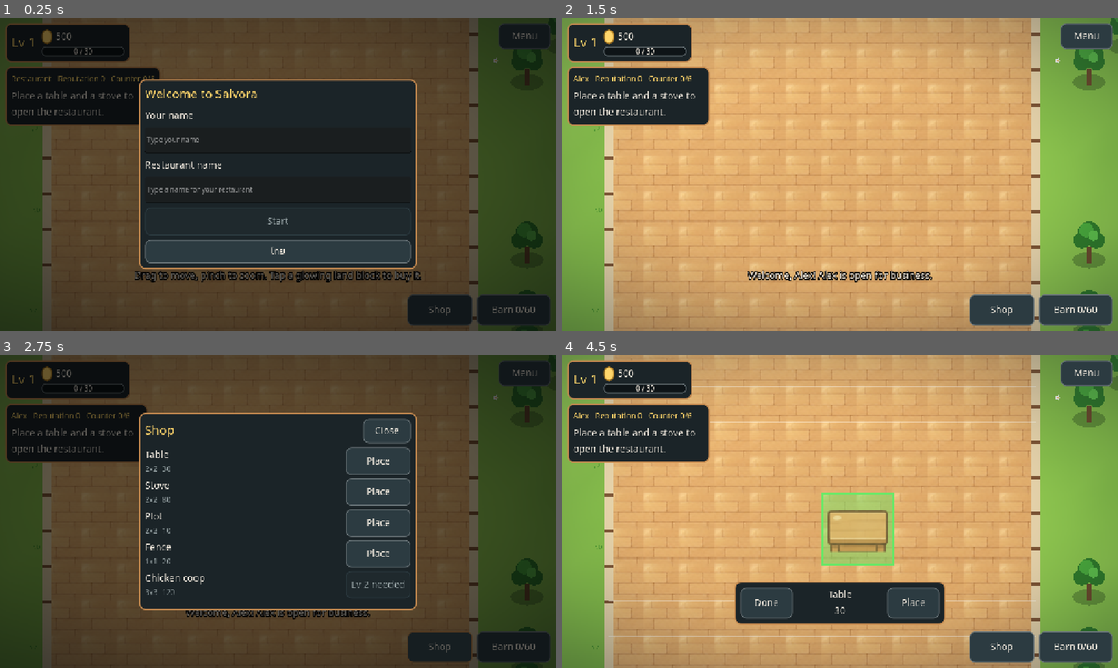
Above: before the commit, frames 1-4 (two rows, left to right).
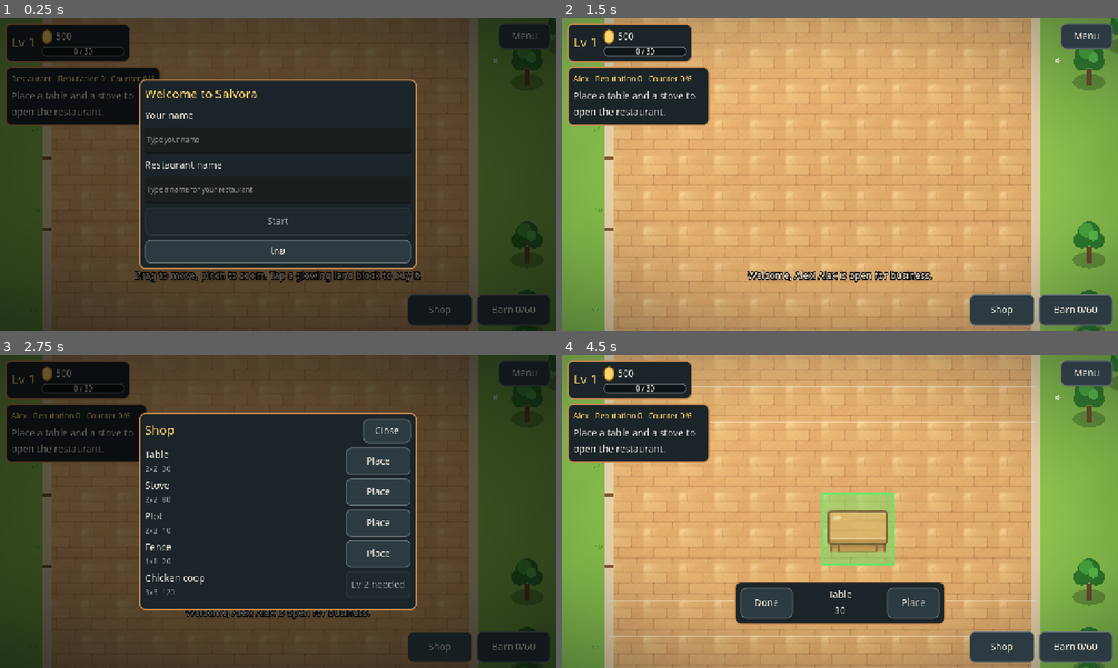
Above: after the commit, the same moments.

Repository: sakagitnat/My-game
Game: Godot game, scene res://scenes/world.tscn
Same seed, same stepped clock (60 frames per second), same inputs: the game is played once before the commit and once after it.
Inputs (mouse positions are in pixels of both pictures, inside the frame that each line leads up to):
- Up to frame 1 (0.25 s): no input
- Up to frame 2 (1.5 s): click (840, 140) at 0.52 s; type "Alex" at 0.6 s; click (840, 190) at 0.75 s; type "Alex" at 0.83 s; click "Start" at 1.25 s
- Up to frame 3 (2.75 s): click "Shop" at 2 s
- Up to frame 4 (4.5 s): click "Barn 0/60" at 2.75 s; click "Shop" at 3.5 s; click "Place" at 4.25 s

The runs differ from the first frame. In frame 1, 0.2% of the frame differs, in the area x 7-86%, y 4-97%; in frame 2, 0.2%; in frame 3, 0.2%; in frame 4, 0.2%.

Commit message:
ผนังด้านข้างเป็นแถบต่อเนื่อง ไม่แบ่งเป็นช่อง
Co-Authored-By: Claude Sonnet 5.5 <noreply@anthropic.com>
Claude-Session: https://claude.ai/code/session_017R2xVMGFyizhgT3oNq3RGh

Diff:
--- a/scripts/visuals/scene_decor.gd
+++ b/scripts/visuals/scene_decor.gd
@@ -188,16 +188,25 @@
 		draw_circle(a + Vector2(44, -48), 2.5, Color("e8c98a"))
 
 # A wall along the left edge of cell (x, y). Seen from the front it is a thin band; its cap sits a wall height up.
+# Consecutive cells of the same kind are drawn as ONE continuous strip, so no seams show between cells.
 func _draw_side_wall(lay: SceneLayout, x: int, y: int, kind: String) -> void:
 	if kind == "door":
 		return   # an opening in a side wall: nothing to see but the mat
+	if str(lay.walls.get("%d,%d,w" % [x, y - 1], "")) == kind:
+		return   # drawn as part of the run that starts above
+	var end_y := y
+	while str(lay.walls.get("%d,%d,w" % [x, end_y + 1], "")) == kind:
+		end_y += 1
 	var a := _pt(x - 0.5, y - 0.5)
-	var b := _pt(x - 0.5, y + 0.5)
+	var b := _pt(x - 0.5, end_y + 0.5)
 	var h := LOW_H if kind == "low" else WALL_H
 	var rect := Rect2(Vector2(a.x - SIDE_W * 0.5, a.y - h), Vector2(SIDE_W, b.y - a.y + h))
 	var tex := Assets.get_tex(WALL_SIDE_ART)
 	if tex != null and kind != "low":
-		draw_texture_rect(tex, Rect2(Vector2(a.x - SIDE_W * 0.5, b.y - WALL_H), Vector2(SIDE_W, WALL_H)), false)
+		var n := end_y - y + 1
+		for i in n:
+			var yy := b.y - float(n - 1 - i) * Iso.TILE_H
+			draw_texture_rect(tex, Rect2(Vector2(a.x - SIDE_W * 0.5, yy - WALL_H), Vector2(SIDE_W, WALL_H)), false)
 	else:
 		draw_rect(rect, WALL_SIDE)
 		draw_rect(Rect2(rect.position + Vector2(0, rect.size.y - 8), Vector2(SIDE_W, 8)), BASEBOARD)
